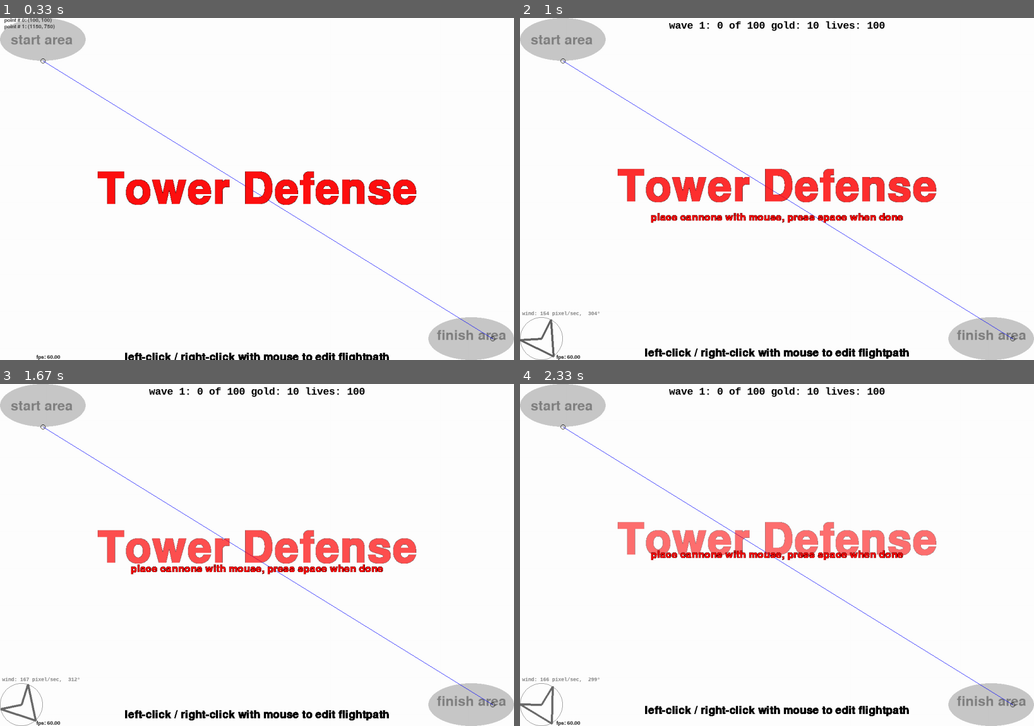
Above: before the commit, frames 1-4 (two rows, left to right).
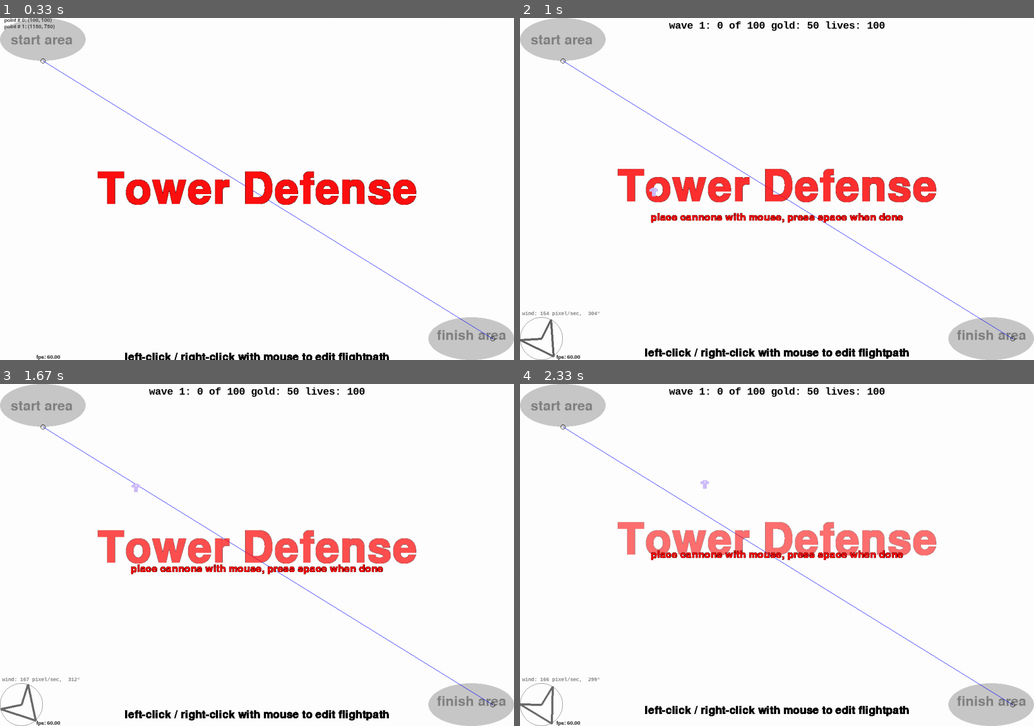
Above: after the commit, the same moments.

Repository: horstjens/towerdefense_pygame
Game: pygame game, started from towerdefense.py
The game is run twice, just before and just after one commit, with the same random seed, the same clock (stepped at 60 frames per second) and the same inputs.
Inputs (mouse positions are in pixels of both pictures, inside the frame that each line leads up to):
- Up to frame 1 (0.33 s): no input
- Up to frame 2 (1 s): tap Space at 0.33, 0.73 s; move the mouse to (653, 192) at 0.7 s
- Up to frame 3 (1.67 s): tap Space at 1.03 s; click (447, 674) at 1.22 s; click (133, 486) at 1.55 s
- Up to frame 4 (2.33 s): click (777, 596) at 1.88 s; click (705, 483) at 2.22 s

Frame 1 is identical in both runs. In frame 2, less than 0.1% of the frame differs, in the area x 25-57%, y 1-53%; in frame 3, less than 0.1%; in frame 4, less than 0.1%.

Commit message:
upgrade cannons
Signed-off-by: Horst JENS <horstjens@gmail.com>

Diff:
--- a/towerdefense.py
+++ b/towerdefense.py
@@ -263,6 +263,43 @@
             if self.warp_on_edge:
                 self.pos.y = self.area.top
 
+class UpgradeCursor(VectorSprite):
+
+    def update(self, seconds):
+        self.pos = pygame.math.Vector2(pygame.mouse.get_pos())
+        if Viewer.gold >= 10:
+            self.image = self.image0
+        else:
+            self.image = self.image1
+        super().update(seconds)
+
+    def create_image(self):
+        self.width = 20
+        self.height = self.width
+        self.image = pygame.Surface((self.width, self.width))
+        # pygame.gfxdraw.polygon(self.image, ((0,0), (50, 25), (0,50)), pygame.Color("red"))
+        pygame.draw.polygon(self.image, self.color,
+                            ((self.width//2, 0),
+                             (self.width, self.height //3),
+                             (self.width * 0.6, self.height // 3),
+                             (self.width * 0.6, self.height),
+                             (self.width //2, self.height * 0.9),
+                             (self.width * 0.4, self.height),
+                             (self.width * 0.4, self.height //3),
+                             (0, self.height //3),
+                             ), 5)
+        self.image.set_colorkey((0, 0, 0))
+        self.image.convert_alpha()
+        self.image0 = self.image.copy()
+        self.image1 = pygame.Surface((self.width, self.width))
+        pygame.draw.line(self.image1, (222,0,0), (0,0), (self.width, self.height),5)
+        pygame.draw.line(self.image1, (222, 0, 0), (self.width,0), (0, self.height), 5)
+        self.image1.set_colorkey((0, 0, 0))
+        self.image1.convert_alpha()
+
+        self.rect = self.image.get_rect()
+        self.rect.center = (int(round(self.pos.x, 0)), int(round(self.pos.y, 0)))
+
 
 class Flytext(VectorSprite):
     def __init__(
@@ -678,15 +715,23 @@
 
 class Cannon(VectorSprite):
     width = 50
-    rot_speed = 60
-    reload_time = 0.25  # seconds
     shooting_radius_max = 250
     shooting_radius_min = 25
     exclusive_radius = 90  # cannons can not be placed closer to each other
 
+    def upgrade(self):
+        self.shooting_radius_max *= 1.2
+        self.reload_time *= 0.5
+        self.rot_speed *= 1.5
+
     def _overwrite_parameters(self):
         self.ready_to_fire_time = 0
         self.busy_with_upgrading = False
+        self.rot_speed = 30
+        self.reload_time = 1.5  # seconds
+        self.shooting_radius_max = 150
+        self.shooting_radius_min = 25
+        #self.exclusive_radius = 90  # cannons can not be placed closer to each other
 
     def rotate_toward(self, target_pos_vector, seconds):
         m = target_pos_vector - self.pos
@@ -869,7 +914,7 @@
     font = None
     points = []
     windvector = None
-    gold = 0
+    gold = 50
     lives = 0
     maxwind = 400
     spawn_rect_width = 40 # width of rects around topleft screencorner where new ships can spawn
@@ -937,7 +982,7 @@
     def setup(self):
         """call this to restart a game"""
         # ------ game variables -----
-        Viewer.gold = 10
+        Viewer.gold = 50
         Viewer.lives = 100
         self.background = pygame.Surface((Viewer.width, Viewer.height))
         self.background.fill((255, 255, 255))
@@ -1083,6 +1128,8 @@
                     if event.key == pygame.K_SPACE:
                         if self.modus == "cannon":
                             self.modus = "play"
+                            self.u = UpgradeCursor()
+
                             # for c in self.cannongroup:
                             # make cannon_shootingrange permanent visible
                             # pygame.draw.circle(self.background, (200,200,200), (int(c.pos.x),int(c.pos.y)), c.shooting_radius_max, 1  )
@@ -1149,6 +1196,18 @@
                     Cannon(mousevector, starttime=self.playtime)
                     Viewer.gold -= 1
 
+            elif self.modus == "play":
+                if click_oldleft and not click_left and self.gold >= 10:
+                    for c in self.cannongroup:
+                        distancevector = c.pos - mousevector
+                        distance = distancevector.length()
+                        if distance < 25:
+                            Viewer.gold -= 10
+                            c.upgrade()
+                            break
+
+
+
             click_oldleft, click_oldmiddle, click_oldright = click_left, click_middle, click_right
 
             # paint cannon exclusivranges
